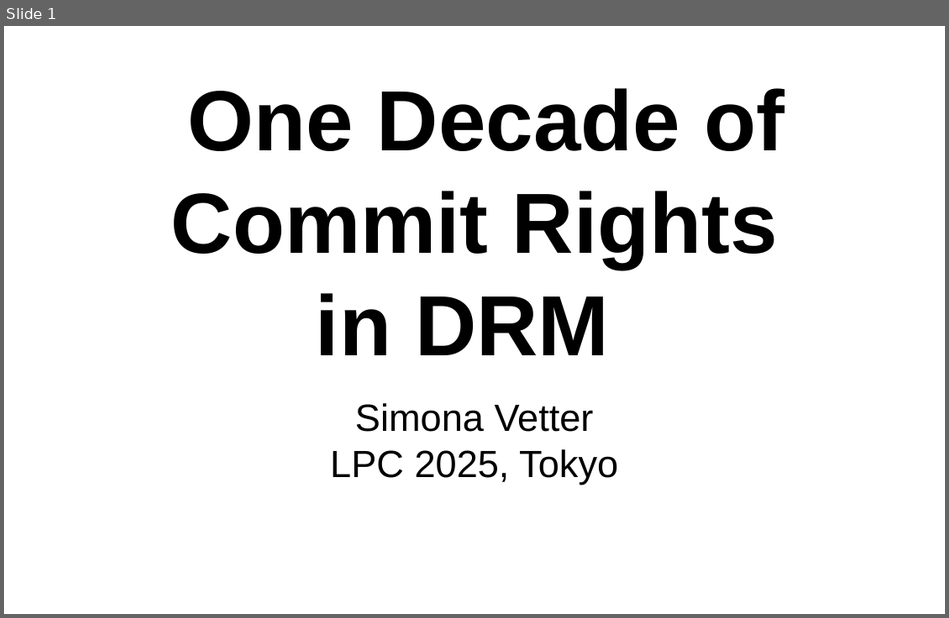
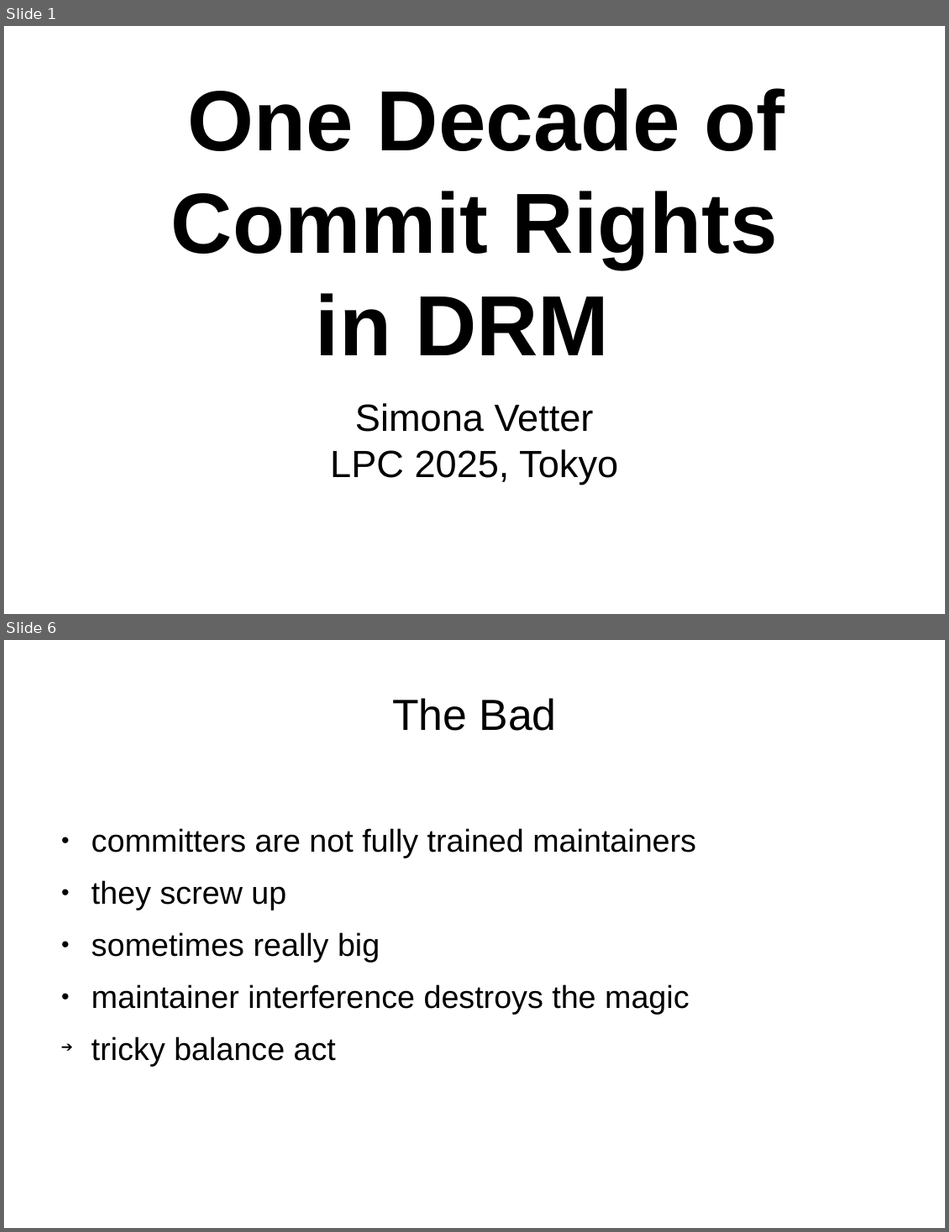
Before and after one commit to danvet/danvet.github.io, a slide deck: slides/lpc-2025-commit-rights.odp. Shown one above the other, each under a label of ours: slide 1 before the commit, slides 1 and 6 after it; the slides between them are not shown. The pictures are 949x618 and 949x1232 pixels, drawn with LibreOffice and Linux fonts; fonts in the diff are those of the drawing. Boxes give left, top, right and bottom in pixels: in the first picture for what was removed or moved away, otherwise in the second. Text is boxed around its words. In the diff, an @@ line names an element or a change of style, - is before the commit and + after.

```diff
--- a/slides/lpc-2025-commit-rights.odp
+++ b/slides/lpc-2025-commit-rights.odp
@@ slide 6 added at (4, 640, 945, 1228), background #FFFFFF @@
@@ title added at (392, 698, 557, 731), 36.7 pt, text #000000 @@
+The Bad
@@ text added at (91, 828, 696, 1066), 26.7 pt, text #000000 @@
+● committers are not fully trained maintainers
+● they screw up
+● sometimes really big
+● maintainer interference destroys the magic
+➔ tricky balance act
```
Also in this commit, not shown: 12 other slides added, 1 slide removed.
